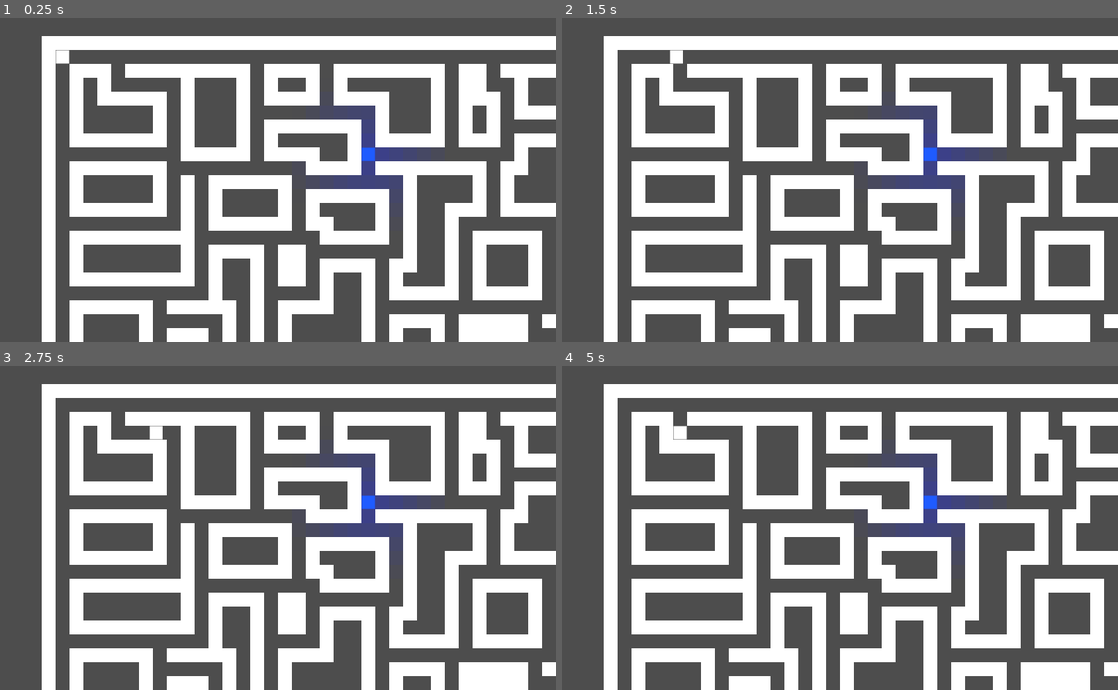
Above: before the commit, frames 1-4 (two rows, left to right).
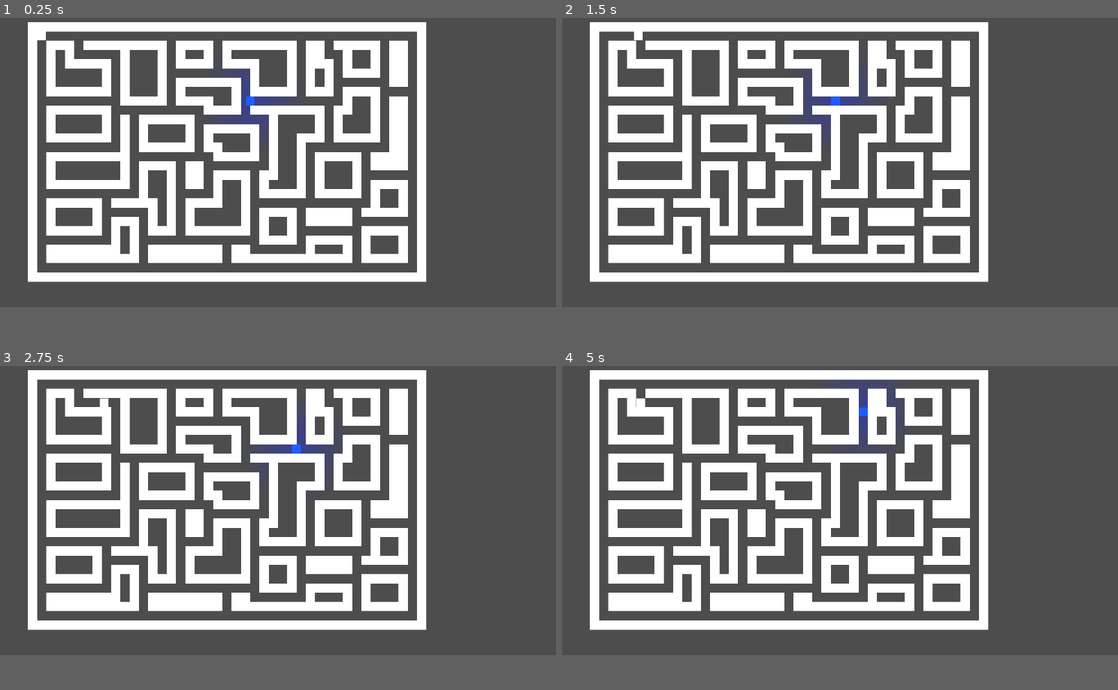
Above: after the commit, the same moments.

Repository: Vannon-Development/Jar-of-Feels
Game: Godot game, scene res://Scenes/game_scene.tscn
Two runs of this game, one before a commit and one after it. Both use one fixed random seed, a clock stepped at 60 frames per second and the inputs below.
Inputs:
- Up to frame 1 (0.25 s): no input
- Up to frame 2 (1.5 s): hold D (Right) 0.53-1.28 s; hold S (Down) from 1.28 s (still down)
- Up to frame 3 (2.75 s): release S (Down) at 2.03 s; hold D (Right) from 2.03 s (still down)
- Up to frame 4 (5 s): release D (Right) at 2.78 s; hold W (Up) 2.78-3.53 s; tap Enter at 3.5 s; hold A (Left) from 3.53 s (still down)
In our replay, the window is 800x500 before the commit and 800x450 after it. These sizes can differ from the game's own. Grey fills any space a smaller window leaves; there, only what the larger window draws over its background counts as a difference.

The runs differ from the first frame. In frame 1, 48% of the frame differs, in the area x 5-100%, y 1-100%; in frame 2, 48%; in frame 3, 48%; in frame 4, 48%.

Commit message:
Update
Finished pathfinding

Diff:
--- a/Characters/character_base.gd
+++ b/Characters/character_base.gd
@@ -35,7 +35,11 @@
 				dist -= (bound - position).length()
 				next_pos = bound + next_move * dist
 				_motion = next_move
+		center_tile(GameControl.map.current_tile(next_pos))
 	position = next_pos
+
+func center_tile(_tile: Vector2i):
+	pass
 
 func _will_cross_boundary(pos1: Vector2, pos2: Vector2) -> bool:
 	var x_zero := _near_zero(pos1.x - pos2.x)
--- a/Characters/depression.tscn
+++ b/Characters/depression.tscn
@@ -1,6 +1,6 @@
 [gd_scene load_steps=5 format=3 uid="uid://bkyi32oc8ua6r"]
 
-[ext_resource type="Script" path="res://Characters/depression.gd" id="1_cb5h7"]
+[ext_resource type="Script" path="res://Characters/enemy_base.gd" id="1_37amw"]
 [ext_resource type="Script" path="res://Characters/effect.gd" id="2_nivk6"]
 
 [sub_resource type="RectangleShape2D" id="RectangleShape2D_n3i8q"]
@@ -11,8 +11,9 @@
 
 [node name="Depression" type="Area2D" node_paths=PackedStringArray("effect")]
 collision_layer = 4
-script = ExtResource("1_cb5h7")
+script = ExtResource("1_37amw")
 effect = NodePath("Effect")
+step_speed = 2.0
 
 [node name="Polygon2D" type="Polygon2D" parent="."]
 color = Color(0.141176, 0.498039, 1, 1)
--- a/Characters/enemy_base.gd
+++ b/Characters/enemy_base.gd
@@ -1,6 +1,23 @@
 class_name EnemyBase extends CharacterBase
 
 @export var effect: Effect
+
+func _init():
+	GameControl.enemies.append(self)
+
+func _ready():
+	var temp: Map = GameControl.map
+	var tile := temp.current_tile(position)
+	_input = temp.choose_path(tile)
+
+func center_tile(tile: Vector2i):
+	super.center_tile(tile)
+	var moving := tile + Vector2i(_input)
+	var next_tile = GameControl.map.next_tile_on_path(moving, _input)
+	if next_tile == Vector2i.ZERO:
+		var dir = GameControl.player.position - position
+		next_tile = moving + GameControl.map.choose_path(moving, tile, dir)
+	_input = next_tile - moving
 
 func _area_detected(area: Area2D):
 	area.attach_effect(effect)
--- a/Characters/player.gd
+++ b/Characters/player.gd
@@ -1,6 +1,9 @@
 class_name Player extends CharacterBase
 
 var effects: Array[Effect] = []
+
+func _init():
+	GameControl.player = self
 
 func _process(_delta: float):
 	var x := Input.get_axis("Left", "Right")
--- a/Level/map.gd
+++ b/Level/map.gd
@@ -2,16 +2,54 @@
 
 var _path_tiles: Array[Vector2i]
 var _intersections: Array[Vector2i]
-var _path: Dictionary
+
+enum Direction { up, down, left, right }
+var _directions: Array[Vector2i] = [Vector2i(0, -1), Vector2i(0, 1), Vector2i(-1, 0), Vector2i(1, 0)]
+
+func _init():
+	GameControl.map = self
+	randomize()
 
 func _ready():
 	_path_tiles = get_used_cells_by_id(0, 0, Vector2i.ZERO, 2)
 	for tile in _path_tiles:
-		pass
+		if _is_intersection(tile): _intersections.append(tile)
 
-func _is_straight_path(tile: Vector2i) -> bool:
-	var up = get_cell_alternative_tile(0, tile + Vector2i(0, -1))
-	var down = get_cell_alternative_tile(0, tile + Vector2i(0, 1))
-	var left = get_cell_alternative_tile(0, tile + Vector2i(-1, 0))
-	var right = get_cell_alternative_tile(0, tile + Vector2i(1, 0))
-	return up == down and left == right and up != left
+func current_tile(pos: Vector2) -> Vector2i:
+	return local_to_map(pos)
+
+func choose_path(tile: Vector2i, previous: Vector2i = Vector2i.ZERO, direction: Vector2 = Vector2.ZERO, variance: float = 0.0) -> Vector2i:
+	var possible := _connected_tiles(tile)
+	var prev := possible.find(previous)
+	if prev != -1: possible.remove_at(prev)
+	if randf() < variance or direction == Vector2.ZERO:
+		return possible[randi_range(0, possible.size() - 1)] - tile
+
+	var near: float = 0
+	var near_dir: Vector2i = Vector2i.ZERO
+	for item in possible:
+		var dot := direction.normalized().dot(Vector2(item - tile))
+		print("Tile: %s, Item: %s, Dot: %f" % [tile, item, dot])
+		if dot > near:
+			near = dot
+			near_dir = item
+	if near_dir != Vector2i.ZERO: return near_dir - tile
+	return possible[randi_range(0, possible.size() - 1)] - tile
+
+func next_tile_on_path(tile: Vector2i, direction: Vector2i) -> Vector2i:
+	var prev_tile := tile - direction
+	var tiles := _connected_tiles(tile)
+	if tiles.size() != 2: return Vector2.ZERO
+	for t in tiles:
+		if t != prev_tile: return t
+	return Vector2i.ZERO
+
+func _connected_tiles(tile: Vector2i) -> Array[Vector2i]:
+	var ret_val: Array[Vector2i] = []
+	for dir in _directions:
+		if get_cell_alternative_tile(0, tile + dir) == 2: ret_val.append(tile + dir)
+	return ret_val
+
+func _is_intersection(tile: Vector2i) -> bool:
+	var tiles := _connected_tiles(tile)
+	return tiles.size() != 2
--- a/Level/map.tscn
+++ b/Level/map.tscn
@@ -1,20 +1,10 @@
-[gd_scene load_steps=6 format=3 uid="uid://4eir2yvvm4ty"]
+[gd_scene load_steps=3 format=3 uid="uid://4eir2yvvm4ty"]
 
-[ext_resource type="PackedScene" uid="uid://dlaxo2d5aa4qt" path="res://Level/wall.tscn" id="1_d6p4u"]
-[ext_resource type="PackedScene" uid="uid://dnkepayren8s1" path="res://Level/path.tscn" id="2_hr2s8"]
+[ext_resource type="TileSet" uid="uid://j7h0t486tdhm" path="res://Level/tiles.tres" id="1_lxwkl"]
 [ext_resource type="Script" path="res://Level/map.gd" id="3_xymu2"]
 
-[sub_resource type="TileSetScenesCollectionSource" id="TileSetScenesCollectionSource_2ecu1"]
-resource_name = "Wall"
-scenes/1/scene = ExtResource("1_d6p4u")
-scenes/2/scene = ExtResource("2_hr2s8")
-
-[sub_resource type="TileSet" id="TileSet_l86m7"]
-tile_size = Vector2i(64, 64)
-sources/0 = SubResource("TileSetScenesCollectionSource_2ecu1")
-
 [node name="Map" type="TileMap"]
-tile_set = SubResource("TileSet_l86m7")
+tile_set = ExtResource("1_lxwkl")
 format = 2
 layer_0/tile_data = PackedInt32Array(196611, 0, 65536, 262147, 0, 65536, 327683, 0, 65536, 393219, 0, 65536, 458755, 0, …(19140 unchanged characters)…
 script = ExtResource("3_xymu2")
--- /dev/null
+++ b/Level/tiles.tres
@@ -0,0 +1,13 @@
+[gd_resource type="TileSet" load_steps=4 format=3 uid="uid://j7h0t486tdhm"]
+
+[ext_resource type="PackedScene" uid="uid://dlaxo2d5aa4qt" path="res://Level/wall.tscn" id="1_3dbhw"]
+[ext_resource type="PackedScene" uid="uid://dnkepayren8s1" path="res://Level/path.tscn" id="2_2oi4j"]
+
+[sub_resource type="TileSetScenesCollectionSource" id="TileSetScenesCollectionSource_2ecu1"]
+resource_name = "Wall"
+scenes/1/scene = ExtResource("1_3dbhw")
+scenes/2/scene = ExtResource("2_2oi4j")
+
+[resource]
+tile_size = Vector2i(64, 64)
+sources/0 = SubResource("TileSetScenesCollectionSource_2ecu1")
--- /dev/null
+++ b/Scenes/game_control.gd
@@ -0,0 +1,5 @@
+extends Node2D
+
+var map: Map
+var player: Player
+var enemies: Array[EnemyBase]
--- a/project.godot
+++ b/project.godot
@@ -15,10 +15,15 @@
 config/features=PackedStringArray("4.1", "GL Compatibility")
 config/icon="res://icon.svg"
 
+[autoload]
+
+GameControl="*res://Scenes/game_control.gd"
+
 [display]
 
 window/size/viewport_width=3840
 window/size/viewport_height=2160
+window/stretch/mode="viewport"
 
 [input]
 
